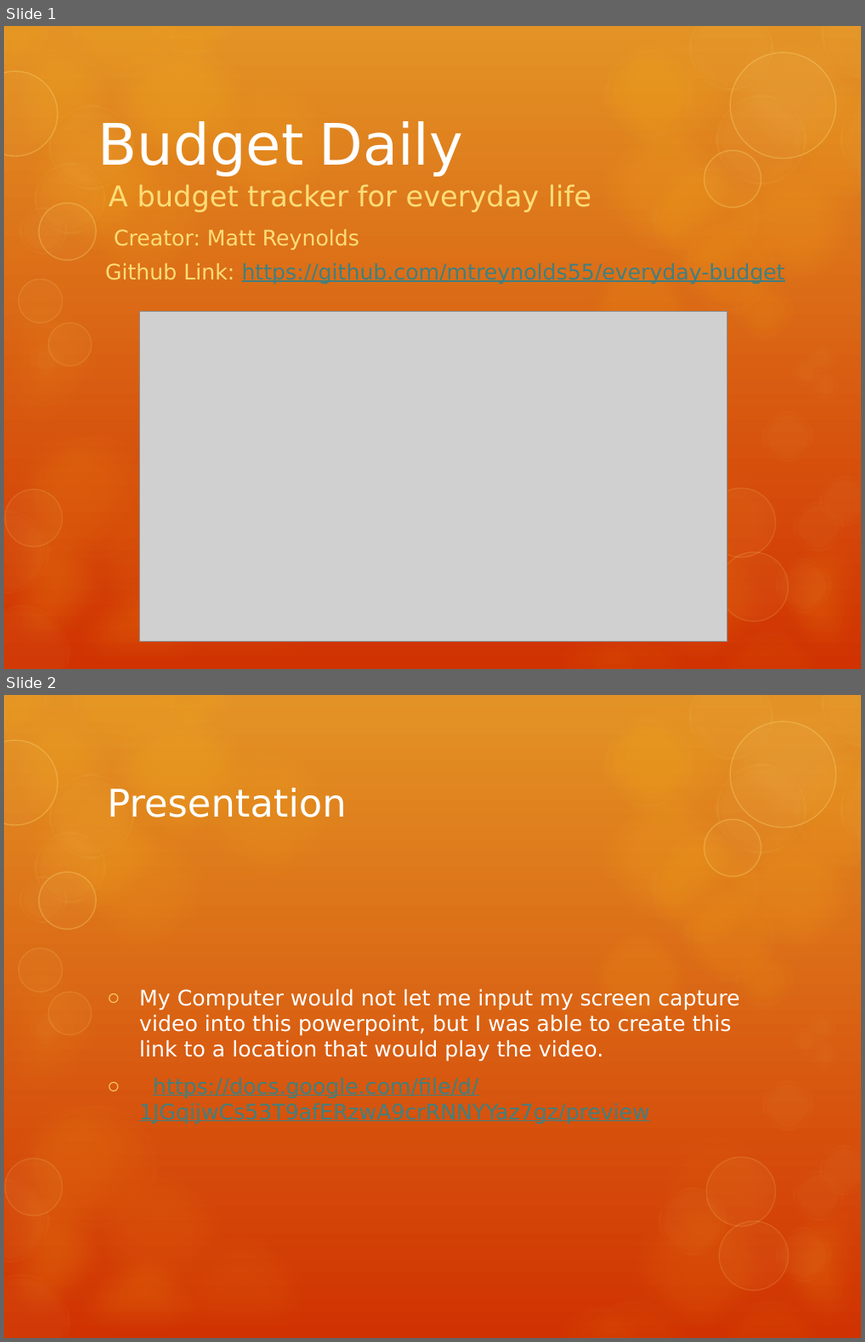
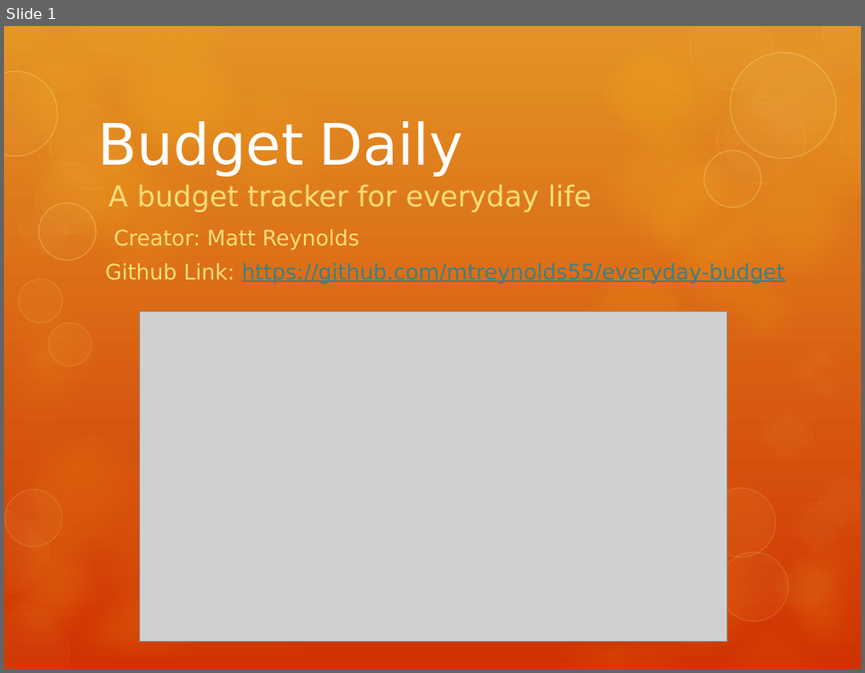
Before and after one commit to mtreynolds55/everyday-budget, a slide deck: Budget Daily.pptx. Shown one above the other, each under a label of ours: slides 1 and 2 before the commit, slide 1 after it. The pictures are 865x1342 and 865x673 pixels, drawn with LibreOffice and Linux fonts; fonts in the diff are those of the drawing; grey boxes stand for pictures. Boxes give left, top, right and bottom in pixels: in the first picture for what was removed or moved away, otherwise in the second. Text is boxed around its words. In the diff, an @@ line names an element or a change of style, - is before the commit and + after.

```diff
--- a/Budget Daily.pptx
+++ b/Budget Daily.pptx
@@ slide 2 removed at bbox=[4, 695, 861, 1338], background gradient #E39325 to #D13202; not listed: 58 template elements that a slide beside it also shows @@
@@ title removed at bbox=[107, 788, 346, 817] @@
-Presentation
@@ text removed at bbox=[139, 989, 739, 1123] @@
-○ My Computer would not let me input my screen capture video into this powerpoint, but I was able to create this link to a location that would play the video.
-○ https://docs.google.com/file/d/1JGqijwCs53T9afERzwA9crRNNYYaz7gz/preview
```
